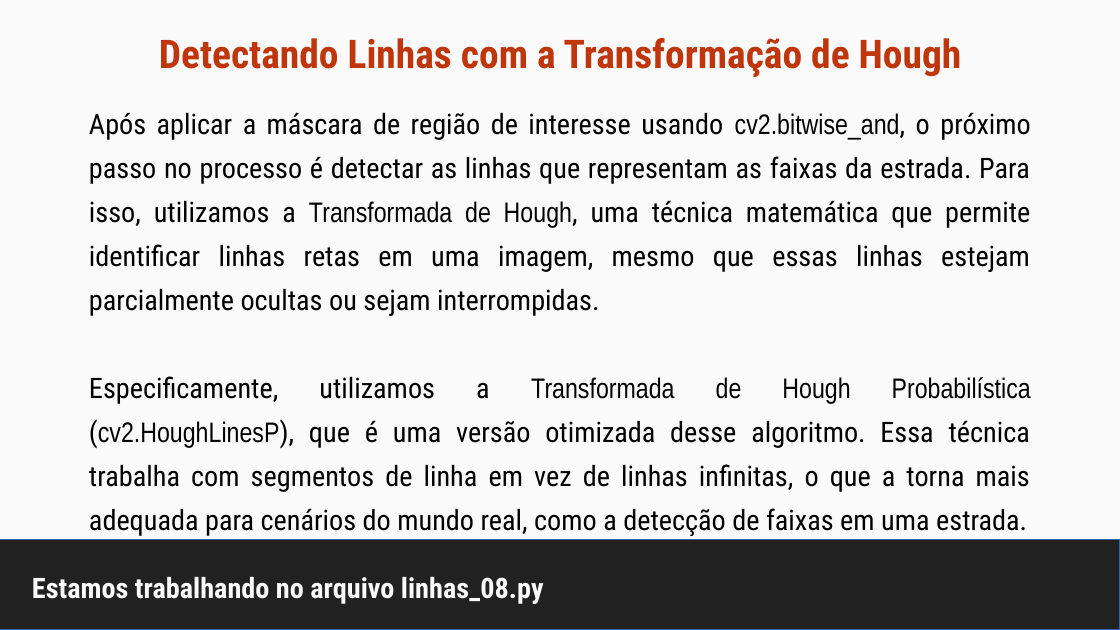
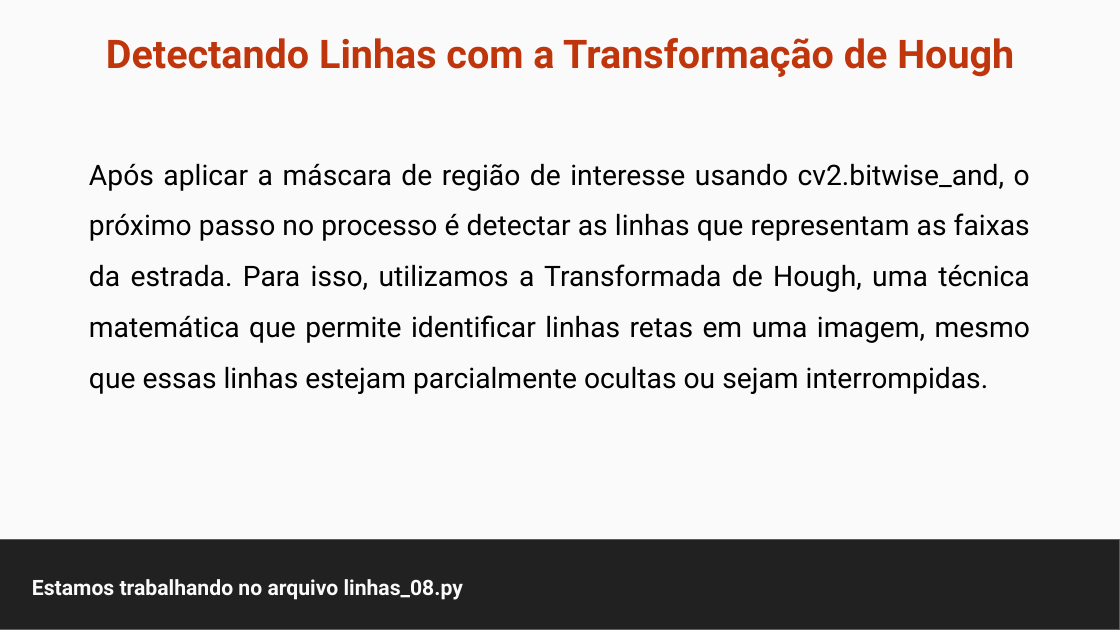
Before and after one commit to maurizioprizzi/finding_lanes, a slide deck: slide 29 of computer_vision_encounter_01.odp (slide 24 before the commit). Drawn at 1120x630 pixels with LibreOffice and Linux fonts; fonts in the diff are those of the drawing. Boxes give left, top, right and bottom in pixels: in the first picture for what was removed or moved away, otherwise in the second. Text is boxed around its words. In the diff, an @@ line names an element or a change of style, - is before the commit and + after.

```diff
--- a/computer_vision_encounter_01.odp
+++ b/computer_vision_encounter_01.odp
@@ title "Detectando Linhas com a Transformação ..." at <box>106,38,1014,77</box>: font Roboto Condensed to Roboto @@
@@ text "Após aplicar a máscara de ...": place and size @@
-text "Após aplicar a máscara de ..." at <box>89,112,1031,536</box>
+text "Após aplicar a máscara de ..." at <box>89,163,1030,394</box>
@@ text "Após aplicar a máscara de ..." at <box>89,163,1030,394</box>: font Roboto Condensed to Roboto in "Após aplicar a máscara de região de ..."; font Arial Narrow to Roboto in "cv2.bitwise_and, Transformada de Hough,"; line spacing 31.2pt to 1.5 @@
@@ text at <box>89,376,1031,536</box>: paragraph removed @@
-Especificamente, utilizamos a Transformada de Hough Probabilística (cv2.HoughLinesP), que é uma versão otimizada desse algoritmo. Essa técnica trabalha com segmentos de linha em vez de linhas infinitas, o que a torna mais adequada para cenários do mundo real, como a detecção de faixas em uma estrada.
@@ title "Estamos trabalhando no arquivo linhas_08.py" at <box>32,579,463,600</box>: size 20 to 15 pt, font Roboto Condensed to Roboto @@
```
Also in this commit, not shown: 31 other slides changed, 10 slides added, 11 other files.
